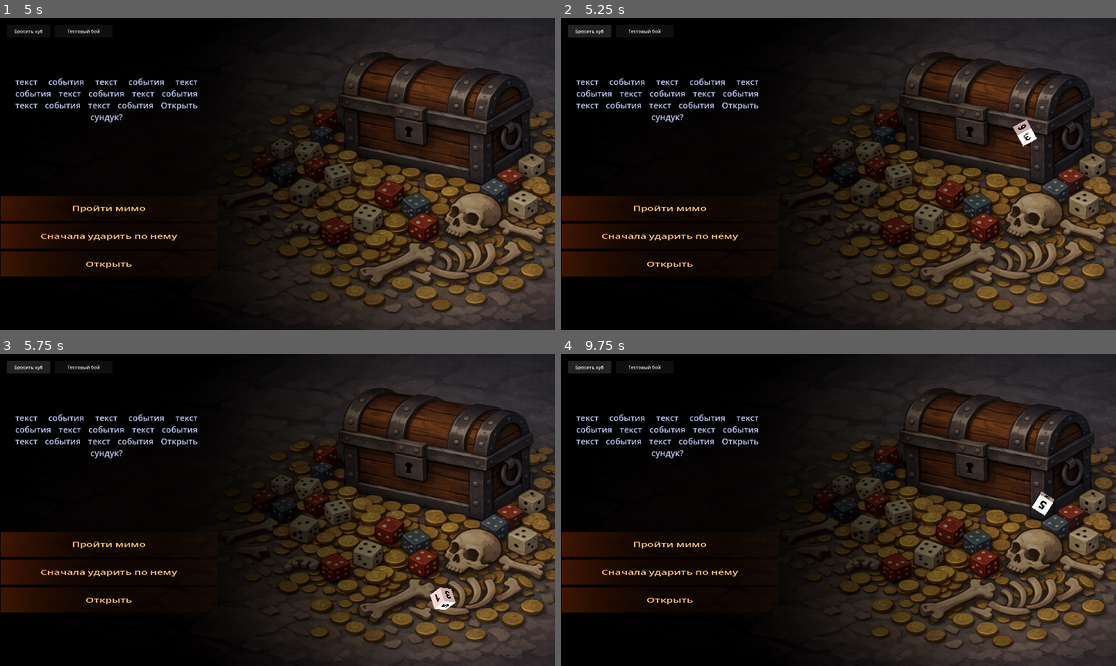
Above: before the commit, frames 1-4 (two rows, left to right).
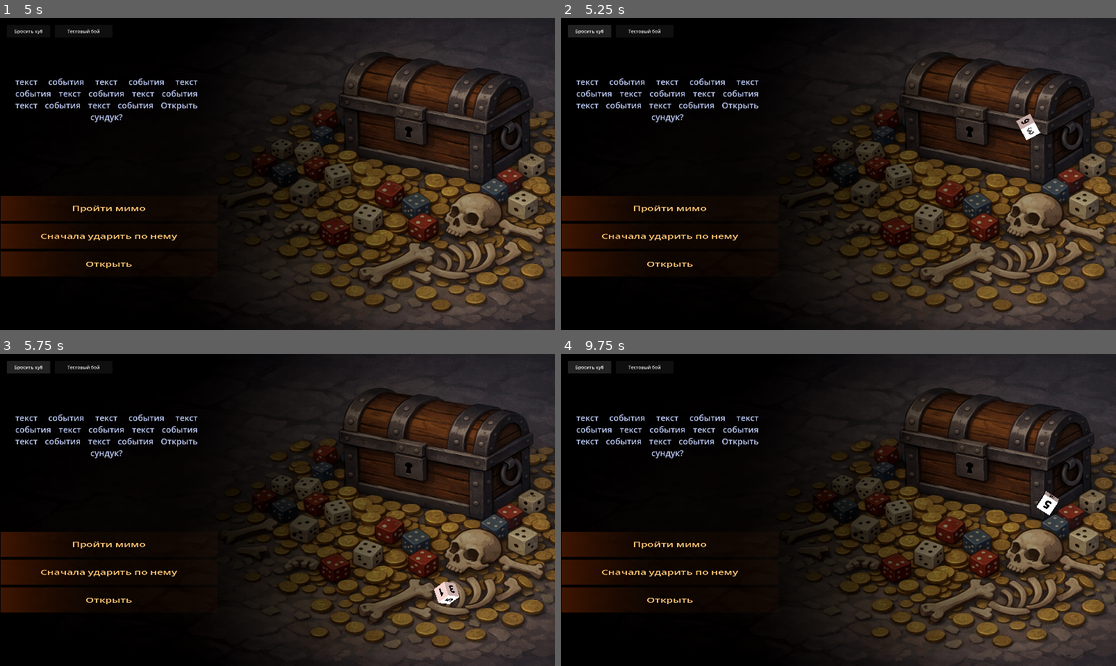
Above: after the commit, the same moments.

Repository: olegbogai-web/dicegame
Game: Godot game, scene res://scenes/board.tscn
Two runs of this game, one before a commit and one after it. Both use one fixed random seed, a clock stepped at 60 frames per second and the inputs below.
Inputs:
- Up to frame 1 (5 s): click "Бросить куб" at 0.5 s; click "Тестовый бой" at 1.25 s; click "Бросить куб" at 2 s; click "Тестовый бой" at 2.75 s; click "Закончить ход" at 3.5 s; click "Событие" at 4.25 s
- Up to frame 2 (5.25 s): click "Бросить куб" at 5 s
- Up to frame 3 (5.75 s): no input
- Up to frame 4 (9.75 s): click "Тестовый бой" at 5.75 s; click "Бросить куб" at 6.5 s; click "Тестовый бой" at 7.25 s; click "Закончить ход" at 8 s; click "Событие" at 8.75 s; click "Бросить куб" at 9.5 s

Frame 1 is identical in both runs. In frame 2, 0.2% of the frame differs, in the area x 81-87%, y 30-42%; in frame 3, 0.3%, in the area x 77-83%, y 73-82%; in frame 4, 0.2%.

Commit message:
добавил коече

Diff:
--- a/scenes/event_room.tscn
+++ b/scenes/event_room.tscn
@@ -122,7 +122,7 @@
 shape = SubResource("BoxShape3D_x62gx")
 
 [node name="board" parent="." unique_id=1670483730 instance=ExtResource("4_m2rf8")]
-transform = Transform3D(2.2173982, 0, 0, 0, 4.428, 0, 0, 0, 2.1575296, 0, -2.6873088, 0)
+transform = Transform3D(2.2522278, 0, 0, 0, 4.428, 0, 0, 0, 2.24339, 0, -2.6873088, -0.06117916)
 
 [node name="background" type="MeshInstance3D" parent="." unique_id=14472455]
 transform = Transform3D(9.050745, 0, 0, 0, 0.6366414, 0, 0, 0, 5.063, 0.030438095, 0.00056300004, 0)
Binary file added: assets/dice_edges/yellow_-.png
